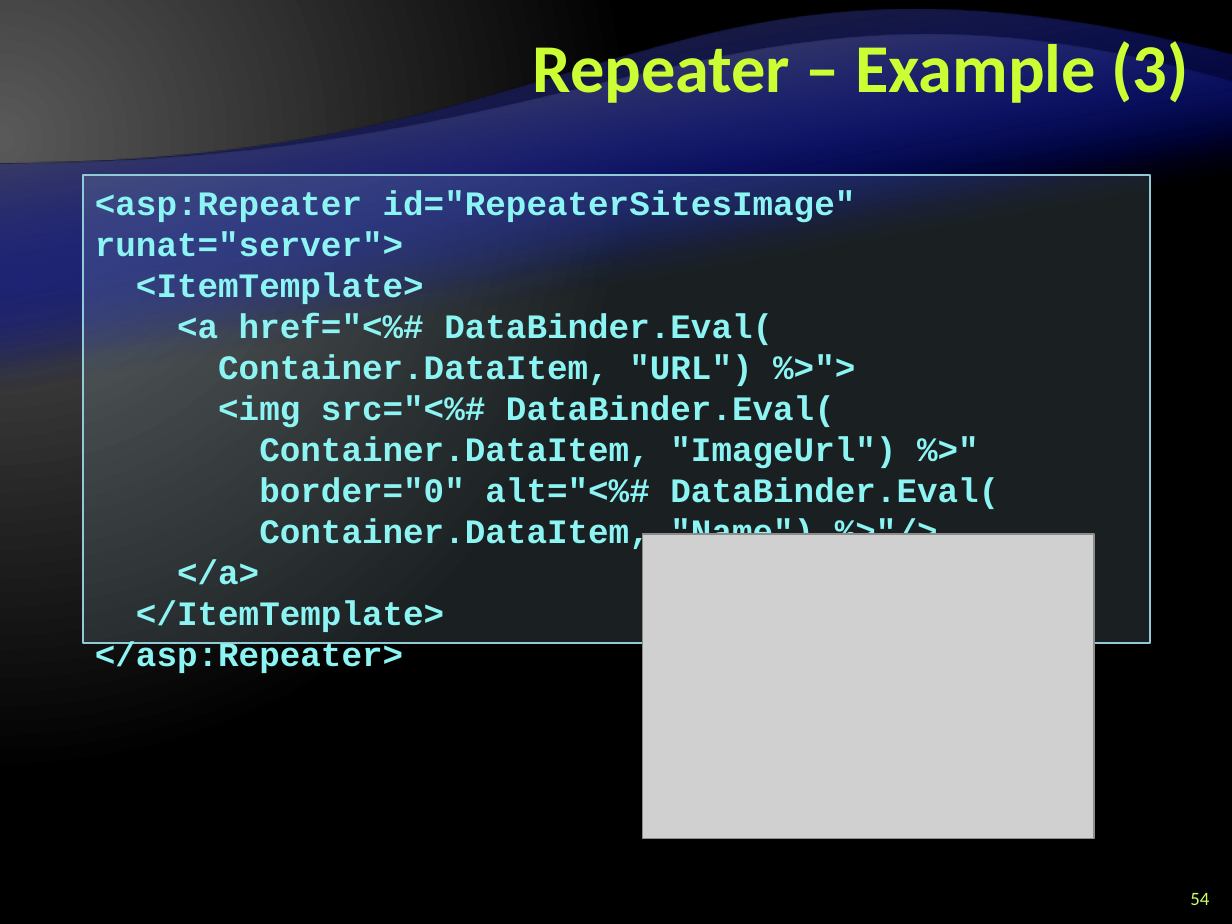
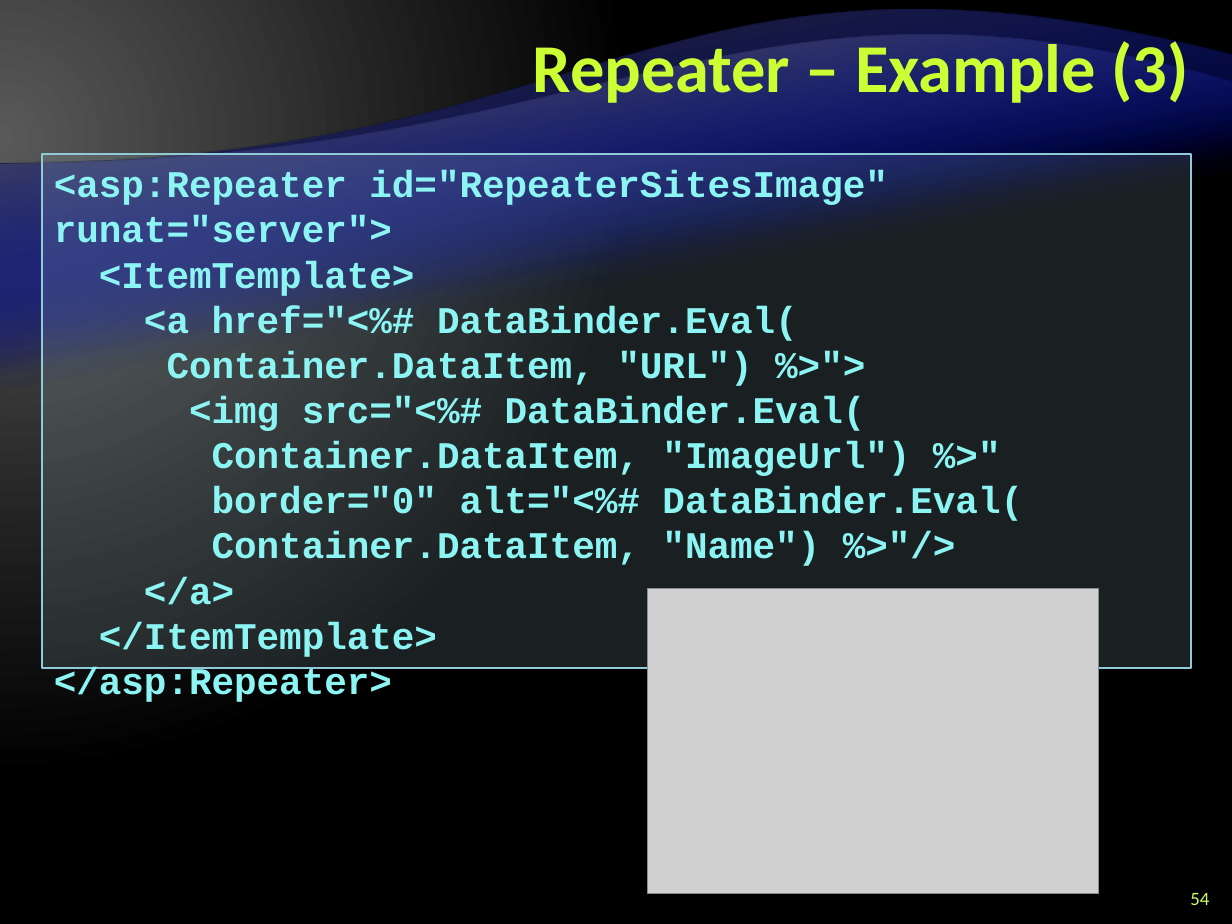
Before and after one commit to Graveheart/aspnetcourse, a slide deck: slide 54 of 2010/lectures/9. ASP.NET-Data-Binding.pptx. Drawn at 1232x924 pixels with LibreOffice and Linux fonts; fonts in the diff are those of the drawing; grey boxes stand for pictures; background and template pictures are left out. Boxes give left, top, right and bottom in pixels: in the first picture for what was removed or moved away, otherwise in the second. Text is boxed around its words. In the diff, an @@ line names an element or a change of style, - is before the commit and + after.

Commit message:
fixing the data binding lecture

```diff
--- a/2010/lectures/9. ASP.NET-Data-Binding.pptx
+++ b/2010/lectures/9. ASP.NET-Data-Binding.pptx
@@ rectangle "<asp:Repeater id="RepeaterSitesImage" runat="server">": place and size @@
-rectangle "<asp:Repeater id="RepeaterSitesImage" runat="server">" at [83,175,1149,643]
+rectangle "<asp:Repeater id="RepeaterSitesImage" runat="server">" at [42,154,1191,668]
@@ rectangle "<asp:Repeater id="RepeaterSitesImage" runat="server">" at [42,154,1191,668]: size 20 to 22 pt @@
@@ picture: place and size @@
-picture at [643,533,1094,838]
+picture at [647,589,1098,893]
```
Also in this commit, not shown: 17 other slides changed.
